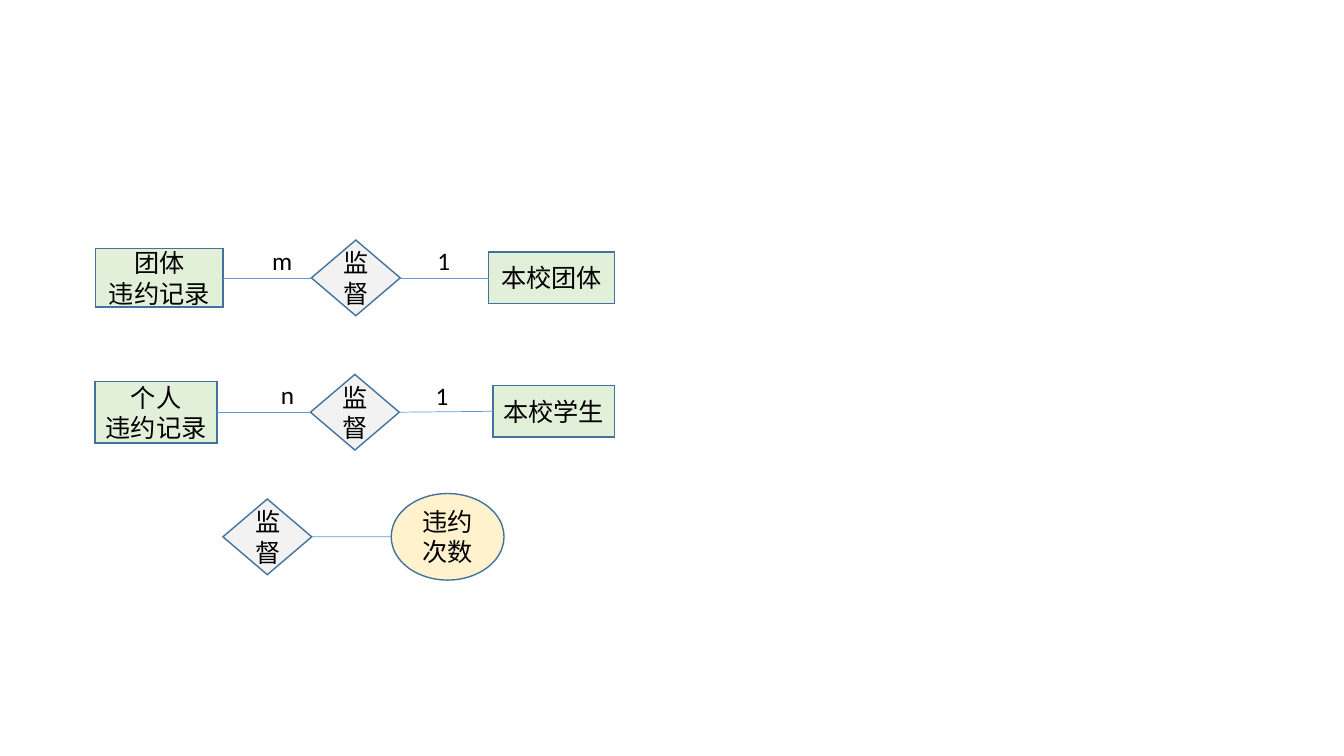
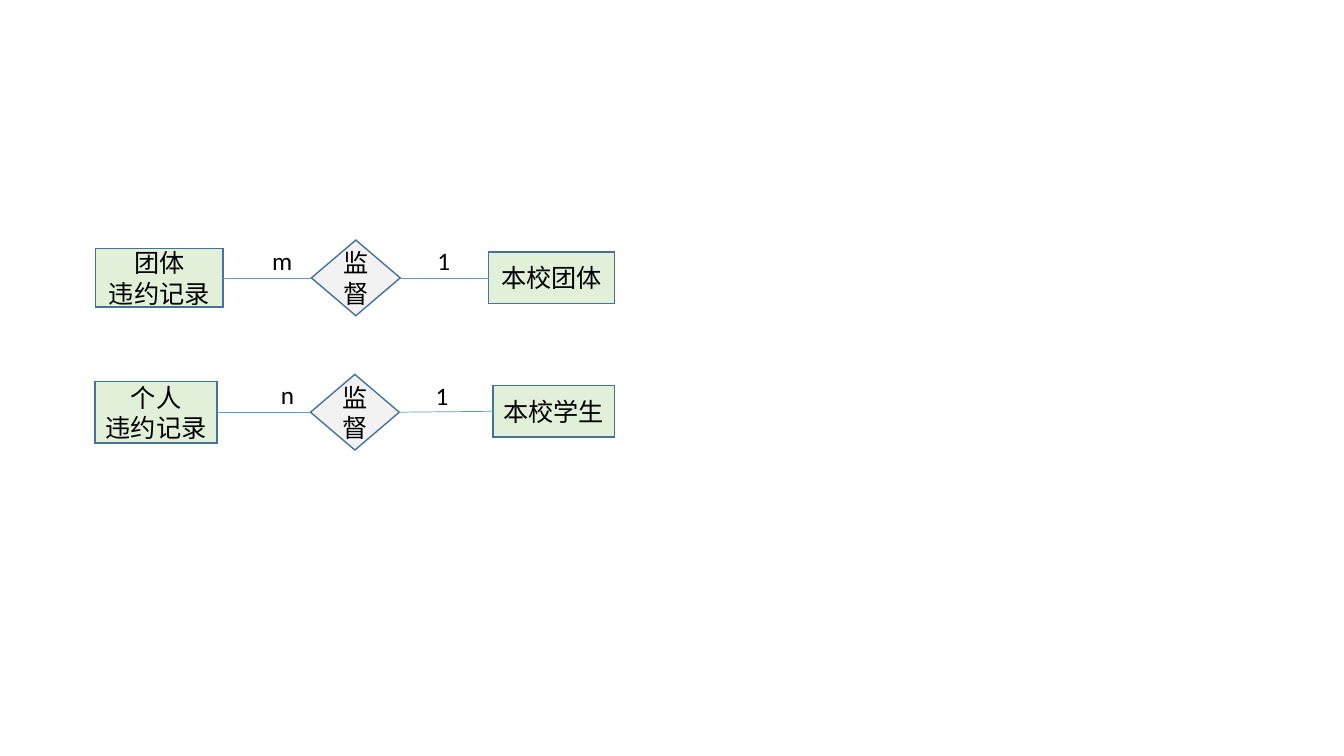
Before and after one commit to huangqiuyu/Database_BUAA, a slide deck: slide 8 of ours/E-R图初稿.pptx. Drawn at 1344x756 pixels with LibreOffice and Linux fonts; fonts in the diff are those of the drawing. Boxes give left, top, right and bottom in pixels: in the first picture for what was removed or moved away, otherwise in the second. Text is boxed around its words. In the diff, an @@ line names an element or a change of style, - is before the commit and + after.

```diff
--- a/ours/E-R图初稿.pptx
+++ b/ours/E-R图初稿.pptx
@@ diamond removed at bbox=[223, 499, 312, 575] @@
-监督
@@ ellipse removed at bbox=[391, 494, 504, 581] @@
-违约次数
@@ line removed from (312, 537) to (391, 537) @@
```
Also in this commit, not shown: 3 other slides changed, 2 other files.
